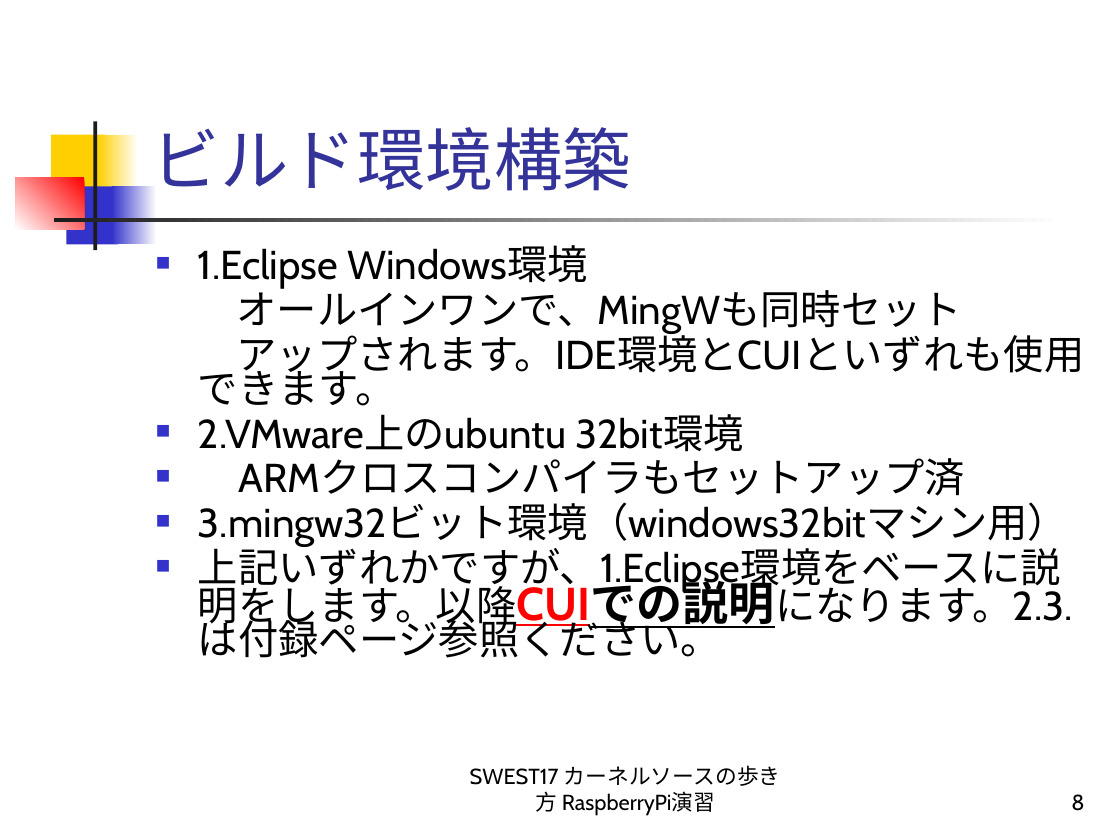
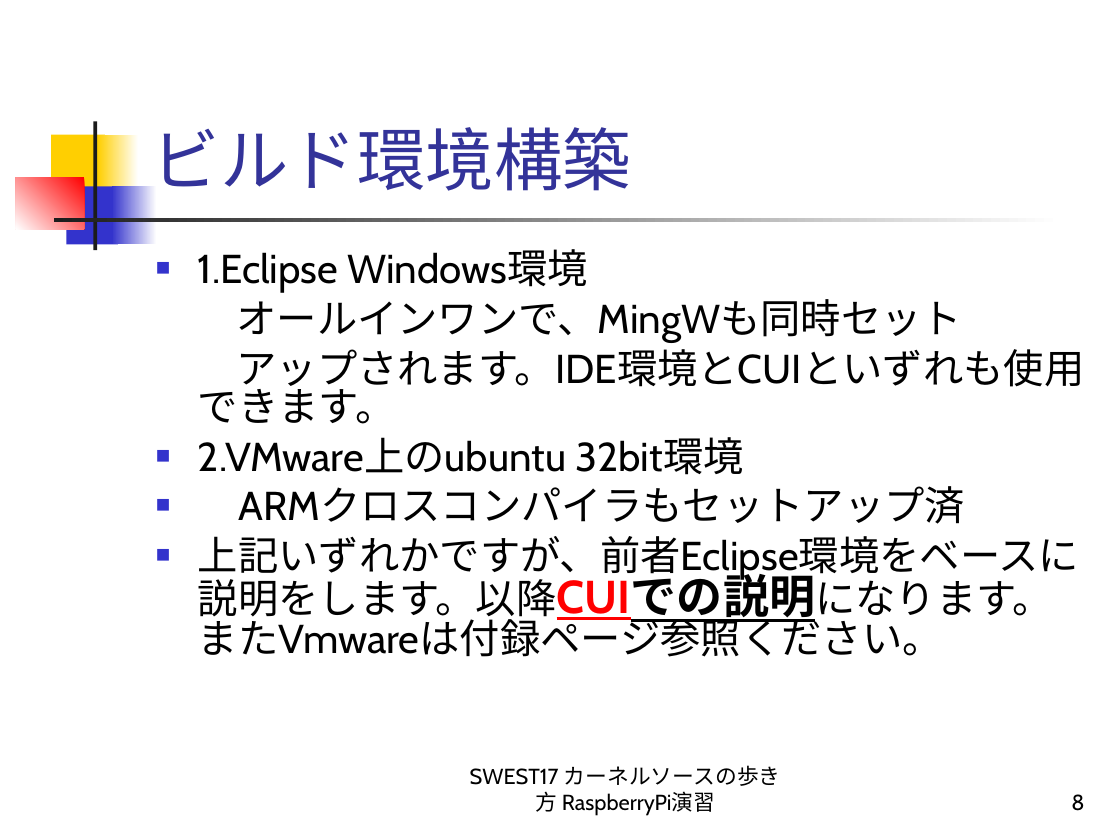
Before and after one commit to alvstakahashi/RPI-SHRINK-SSP-FULL, a slide deck: slide 8 of カーネルソースの歩き方 RaspberryPi演習.ppt. Drawn at 1120x840 pixels with LibreOffice and Linux fonts; fonts in the diff are those of the drawing. Boxes give left, top, right and bottom in pixels: in the first picture for what was removed or moved away, otherwise in the second. Text is boxed around its words. In the diff, an @@ line names an element or a change of style, - is before the commit and + after.

```diff
--- a/カーネルソースの歩き方 RaspberryPi演習.ppt
+++ b/カーネルソースの歩き方 RaspberryPi演習.ppt
@@ text at [198, 249, 1084, 524]: line spacing 0.7 to 0.8 @@
@@ text at [198, 536, 1079, 657]: text changed @@
-■ 3.mingw32ビット環境（windows32bitマシン用）
-■ 上記いずれかですが、1.Eclipse環境をベースに説明をします。以降CUIでの説明になります。2.3.は付録ページ参照ください。
+■ 上記いずれかですが、前者Eclipse環境をベースに説明をします。以降CUIでの説明になります。またVmwareは付録ページ参照ください。
```
Also in this commit, not shown: 11 slides removed.
